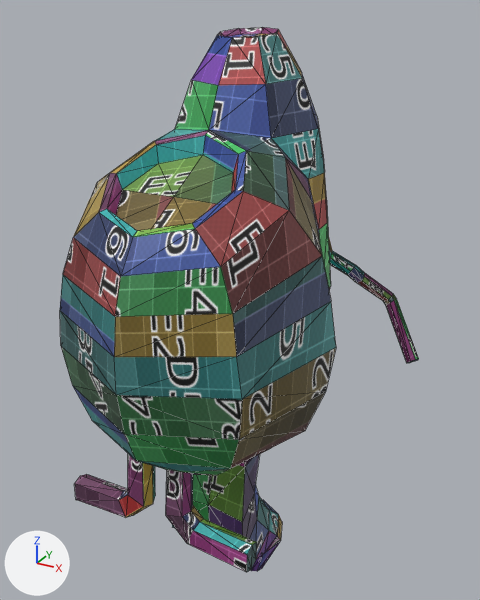
A saved change to the COLLADA model collada/bike_01.dae.
Camera for both pictures: a 50 mm lens placed at (0.371, -0.562, 0.322), pointed at (-0.011, 0.131, -0.025). Lighting does not change. The marker at lower left points along +X, +Y and +Z. Mesh edges are drawn as thin lines. Where no turn or scale is listed for an object, it has been applied to the vertices.

The first picture shows 'Bike_01'.
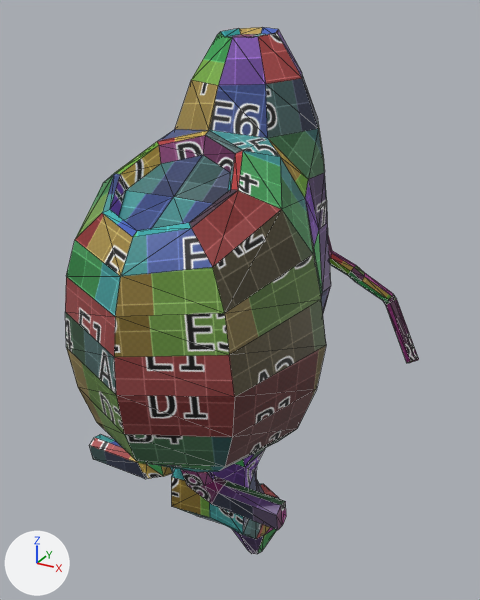
The newer file is also rescaled (x2.454), turned or shifted as a whole; pictures and numbers use the older file's frame.

The edits, one by one:
me_bike_01_001 is used by ob_bike_01; location (0.0, 0.0, 0.0).
me_bike_01_001 had 398 vertices, 792 faces and spanned x -0.193..0.193, y -0.135..0.335, z -0.503..0.302.
me_bike_01_001 now has 412 vertices, 820 faces and spans x -0.193..0.193, y -0.135..0.335, z -0.466..0.302.
me_bike_01_001 part 1: 170 vertices moved from x -0.16..0.16, y -0.09..0.203, z -0.503..0.197 to x -0.148..0.149, y -0.09..0.203, z -0.466..0.197; 11 vertices removed from x -0.117..0.117, y -0.082..0.174, z -0.503..0.146; 25 vertices added at x -0.142..0.142, y -0.086..0.174, z -0.466..0.048.
me_bike_01_001 part 2: 484 kept faces spanning x -0.193..0.193, y -0.135..0.335, z -0.466..0.302 get new texture (UV) coordinates.

Changed parts and their boxes [x1, y1, x2, y2] in the pictures (480 x 600 px; the box of a moved part takes in the faces that stretch with it):
'Bike_01', reshaped: before [60, 27, 419, 572]; after [65, 27, 419, 554]
part 1 of me_bike_01_001, moved or reshaped: before [60, 79, 336, 572]; after [65, 84, 326, 554]
part 2 of me_bike_01_001, surface changed: [175, 27, 419, 467] in both
